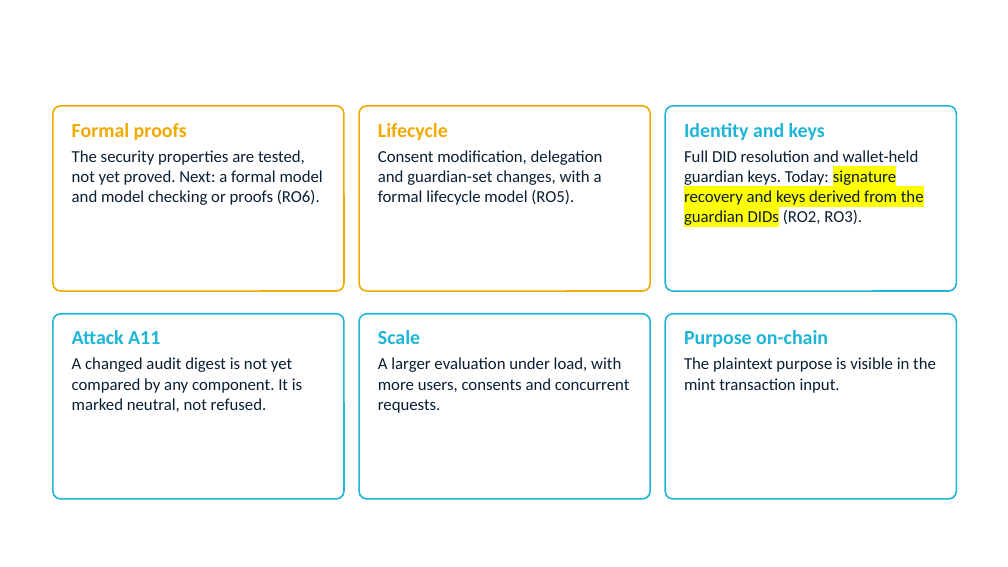
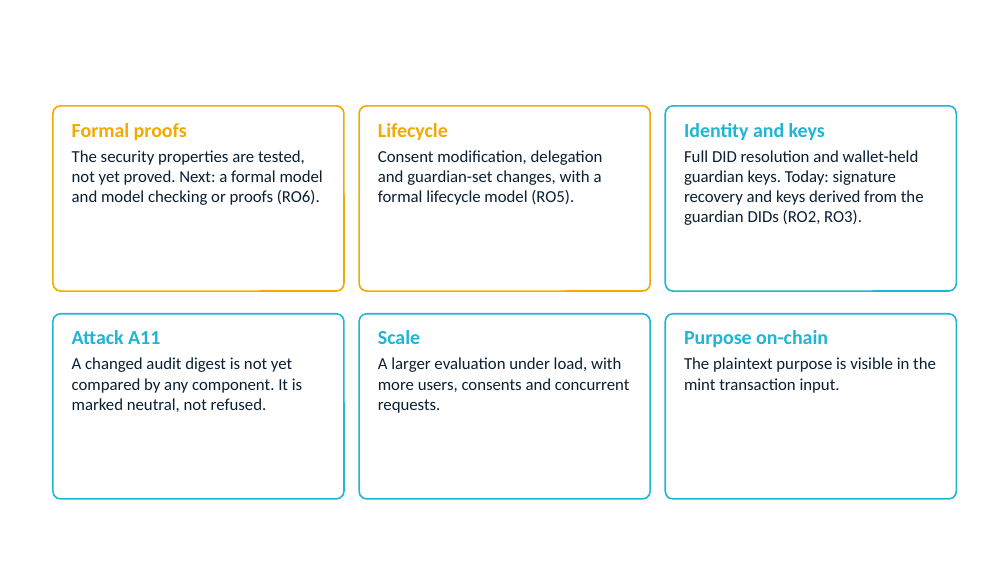
Before and after one commit to yasir12345678900/HealthRWA-Sepolia-Personal-try, a slide deck: slide 26 of docs/Yasir_Candidature_Reassessment_Slides_Simple_YELLOW_changes.pptx. Drawn at 1008x567 pixels with LibreOffice and Linux fonts; fonts in the diff are those of the drawing; background and template pictures are left out. Boxes give left, top, right and bottom in pixels: in the first picture for what was removed or moved away, otherwise in the second. Text is boxed around its words. In the diff, an @@ line names an element or a change of style, - is before the commit and + after.

```diff
--- a/docs/Yasir_Candidature_Reassessment_Slides_Simple_YELLOW_changes.pptx
+++ b/docs/Yasir_Candidature_Reassessment_Slides_Simple_YELLOW_changes.pptx
@@ text at box(684, 150, 924, 225): highlight #FFFF00 to none in "signature recovery and keys derived from the ..." @@
```
Also in this commit, not shown: 4 other slides changed, 3 other files.
